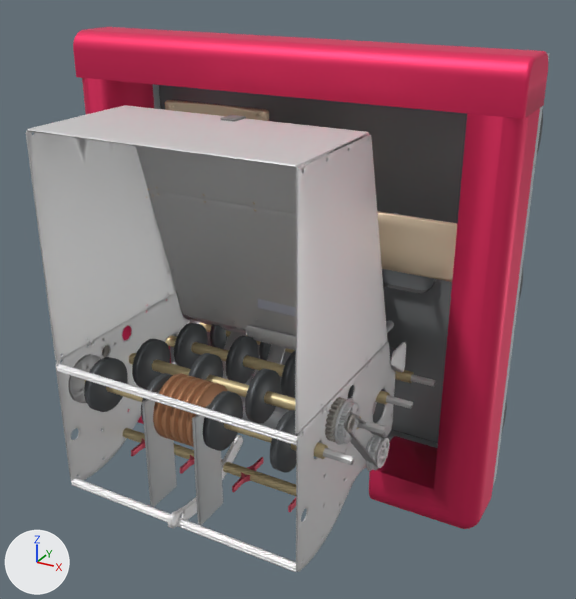
The glTF model models/kitbot.glb as it was, and as the next commit left it.
Before and after are seen from a 50 mm camera at (0.806, -1.36, 0.661) aimed at (0.05, 0.014, -0.026). The lights are fixed; the arrows at lower left show +X, +Y and +Z. The first picture is the older version. Vertices at exactly the same position are counted once.

In view in the first picture: 'bumpers', 'chassis', 'deck', 'frame2', 'hopper', 'hopper2', 'intake', 'intake2', 'launcher', 'launcher2', 'power' and 1 more.
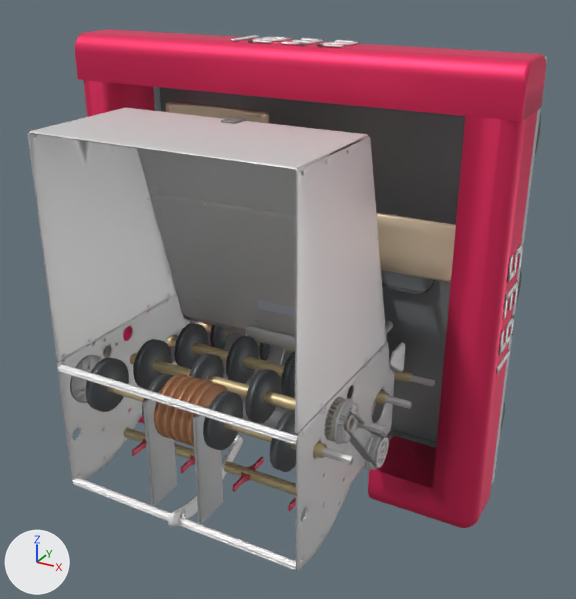
Pixel boxes (x1, y1, x2, y2) of what changed, in the pictures (576 x 599 px):
'hopper', moved: before (26, 105, 387, 434); after (28, 108, 387, 433)
'bumpers', rescaled: before (73, 27, 548, 529); after (75, 29, 546, 528)
'frame2', moved: before (56, 364, 297, 572); after (58, 364, 297, 571)
'bumpers2', added: after (231, 35, 523, 373)

The change, as a diff of the scene's bpy script:
```diff
--- a/models/kitbot.glb.py
+++ b/models/kitbot.glb.py
@@ me_bumpers @@
 # used by ob_bumpers; location = (0.0, 0.0, 0.0)
-me_bumpers.from_pydata(...)  # 4094 vertices, 8176 faces; spans x -0.5..0.5, y 0.023..0.174, z -0.497..0.497
+me_bumpers.from_pydata(...)  # 4094 vertices, 8176 faces; spans x -0.497..0.497, y 0.023..0.173, z -0.496..0.492
+# me_bumpers part 1: the whole mesh is scaled about its middle by 0.993, then moved by (0.0, -0.001, -0.002)
 me_bumpers.materials.append(mat_kit)
@@ me_hopper @@
 # used by ob_hopper; location = (0.0, 0.0, 0.0)
-me_hopper.from_pydata(...)  # 2638 vertices, 5456 faces; spans x -0.271..0.271, y -0.356..0.087, z -0.178..0.377
+me_hopper.from_pydata(...)  # 2638 vertices, 5456 faces; spans x -0.269..0.269, y -0.353..0.087, z -0.178..0.373
+# me_hopper part 2: the whole mesh is scaled about its middle by 0.993, then moved by (0.0, 0.001, -0.003)
 me_hopper.materials.append(mat_kit)
@@ me_frame2 @@
 # used by ob_frame2; location = (0.0, 0.0, 0.0)
-me_frame2.from_pydata(...)  # 280 vertices, 560 faces; spans x -0.27..0.27, y -0.357..-0.342, z -0.385..-0.093
+me_frame2.from_pydata(...)  # 280 vertices, 560 faces; spans x -0.268..0.268, y -0.355..-0.34, z -0.384..-0.094
+# me_frame2 part 3: the whole mesh is scaled about its middle by 0.993, then moved by (0.0, 0.002, 0.0)
 me_frame2.materials.append(mat_kit)
@@ me_bumpers2 @@
+me_bumpers2.from_pydata(...)  # 368 vertices, 630 faces; spans x -0.5..0.5, y 0.054..0.143, z -0.143..0.496
+me_bumpers2.materials.append(mat_kit)
@@ ob_bumpers2 @@
+ob_bumpers2 = bpy.data.objects.new('bumpers2', me_bumpers2)
+ob_bumpers2.location = (0.0, 0.0, 0.0)
```
